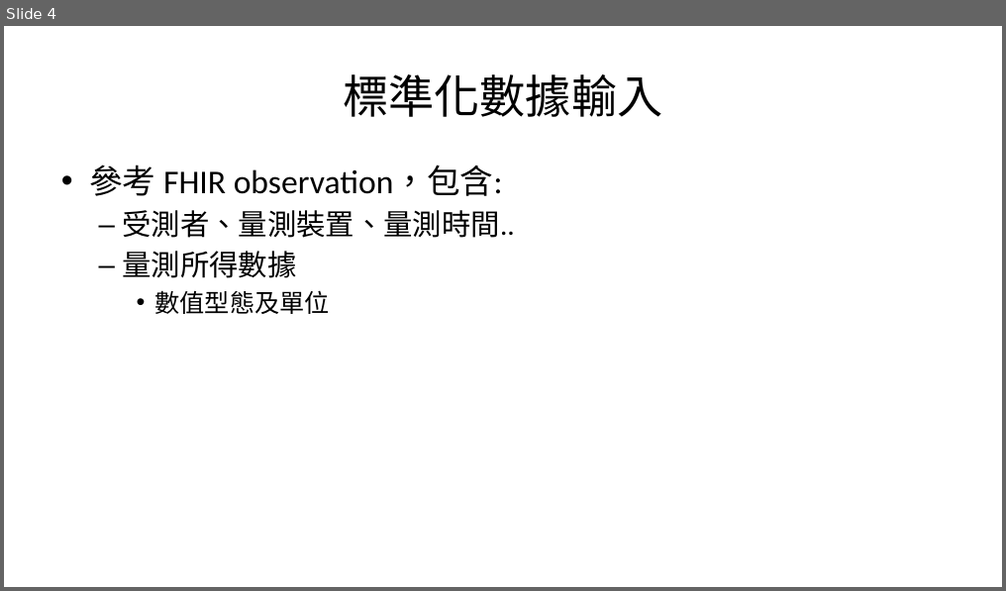
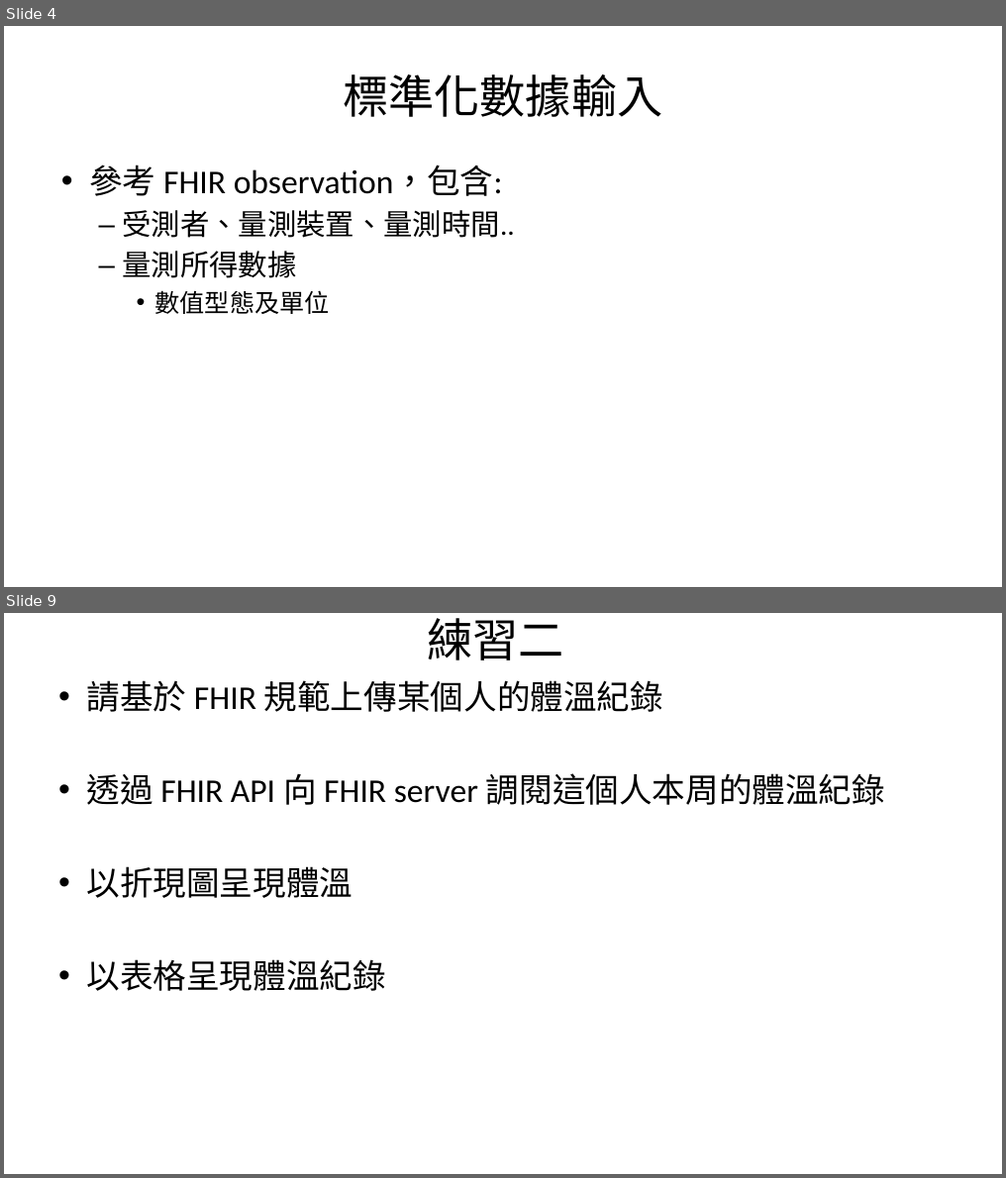
Before and after one commit to mos2718/FHIR_PACS, a slide deck: HTML5Canvas/ECG_Grid/drawChart.pptx. Shown one above the other, each under a label of ours: slide 4 before the commit, slides 4 and 9 after it; the slides between them are not shown. The pictures are 1006x591 and 1006x1178 pixels, drawn with LibreOffice and Linux fonts; fonts in the diff are those of the drawing. Boxes give left, top, right and bottom in pixels: in the first picture for what was removed or moved away, otherwise in the second. Text is boxed around its words. In the diff, an @@ line names an element or a change of style, - is before the commit and + after.

```diff
--- a/HTML5Canvas/ECG_Grid/drawChart.pptx
+++ b/HTML5Canvas/ECG_Grid/drawChart.pptx
@@ slide 9 added at bbox=[4, 613, 1002, 1174], background #FFFFFF @@
@@ title added at bbox=[428, 618, 565, 661], 44 pt, text #000000 @@
+練習二
@@ text added at bbox=[87, 680, 885, 991], 32 pt, text #000000 @@
+• 請基於 FHIR 規範上傳某個人的體溫紀錄
+• 透過 FHIR API 向 FHIR server 調閱這個人本周的體溫紀錄
+• 以折現圖呈現體溫
+• 以表格呈現體溫紀錄
```
Also in this commit, not shown: 2 slides changed, 2 other slides added.
